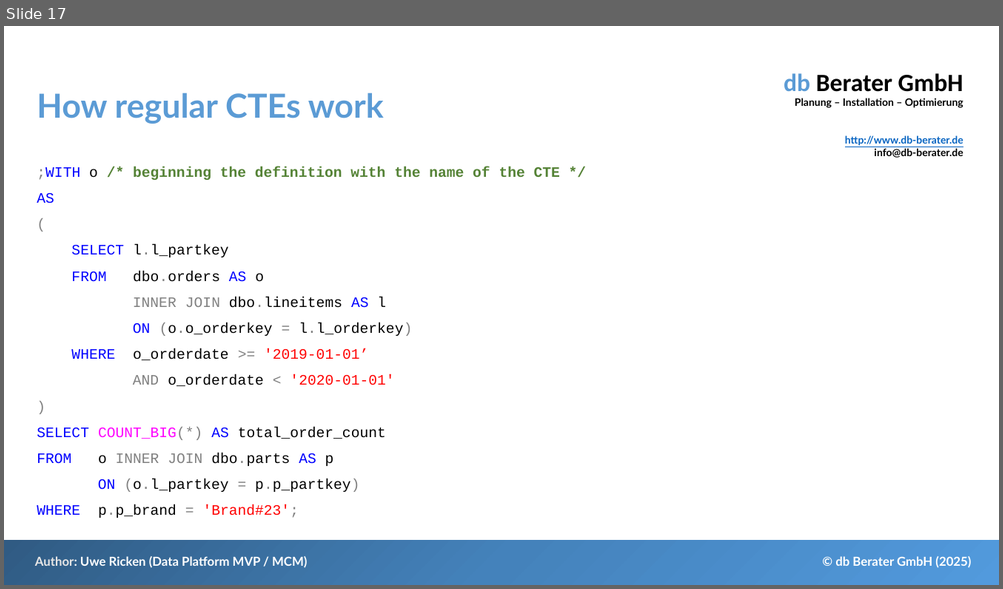
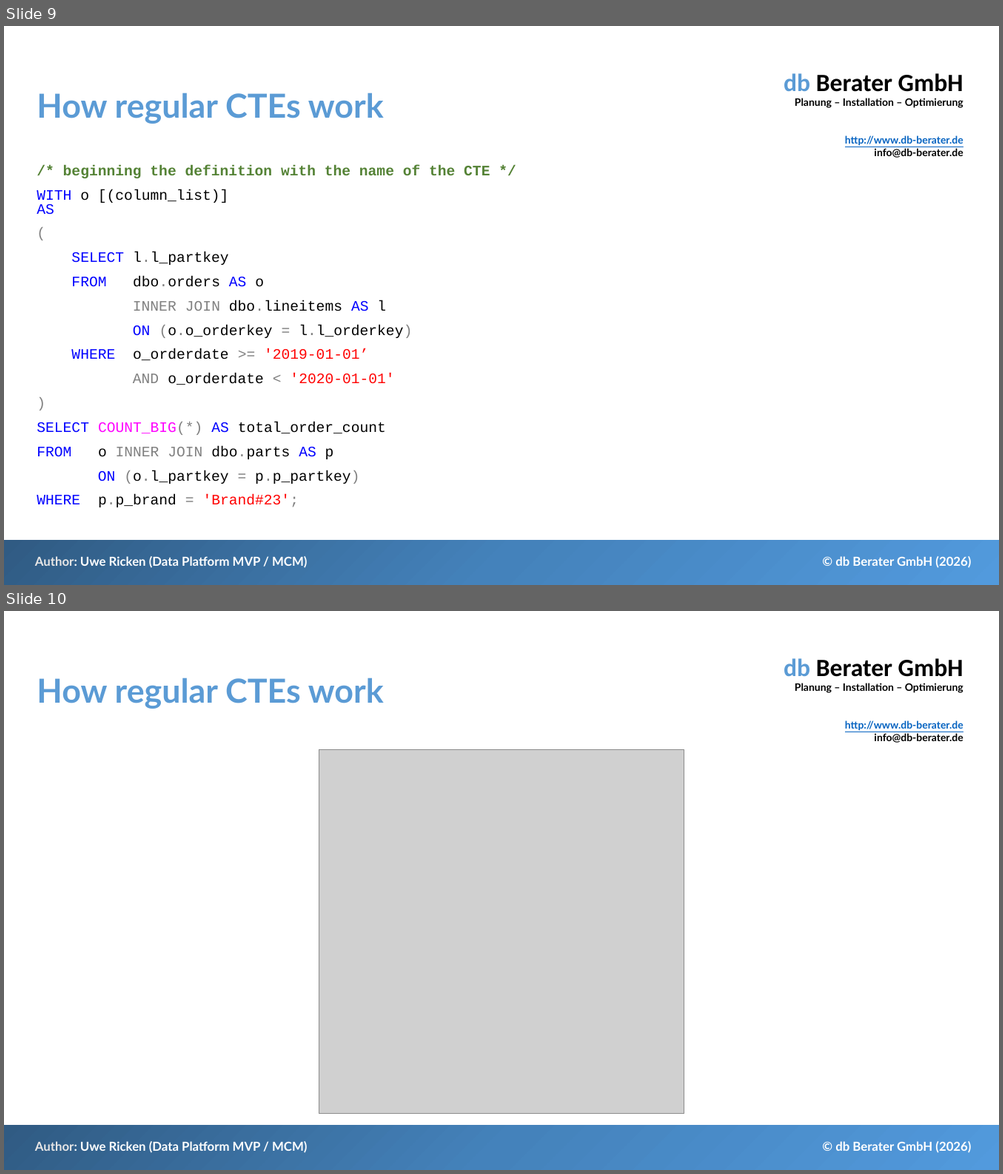
Before and after one commit to db-berater/Debunk-Myths-about-CTE, a slide deck: 01 - Documents and Preparation/Debunk Myths About CTE.pptx. Shown one above the other, each under a label of ours: slide 17 before the commit, slides 9 and 10 after it. The pictures are 1003x589 and 1003x1174 pixels, drawn with LibreOffice and Linux fonts; fonts in the diff are those of the drawing; grey boxes stand for pictures. Boxes give left, top, right and bottom in pixels: in the first picture for what was removed or moved away, otherwise in the second. Text is boxed around its words. In the diff, an @@ line names an element or a change of style, - is before the commit and + after.

```diff
--- a/01 - Documents and Preparation/Debunk Myths About CTE.pptx
+++ b/01 - Documents and Preparation/Debunk Myths About CTE.pptx
@@ slide 10 added at <box>4,611,999,1170</box>, background #FFFFFF; not listed: 4 template elements that a slide beside it also shows @@
@@ title added at <box>37,678,384,709</box>, 32 pt, text #5B9BD5, bold @@
+How regular CTEs work
@@ picture added at <box>318,750,683,1114</box> @@
@@ what was slide 17 is now slide 9 @@
@@ slide 9 changed as well @@
@@ text at <box>37,165,489,215</box>: text changed @@
-;WITH o /* beginning the definition with the name of the CTE */
-AS
+/* beginning the definition with the name of the CTE */
+WITH o [(column_list)]
+AS
@@ text at <box>37,252,412,508</box>: line spacing 0.9 to 0.8 @@
@@ text at <box>835,557,970,568</box>: text changed @@
-© db Berater GmbH (2025)
+© db Berater GmbH (2026)
```
Also in this commit, not shown: 28 other slides changed, 7 other slides added, 41 other files.
